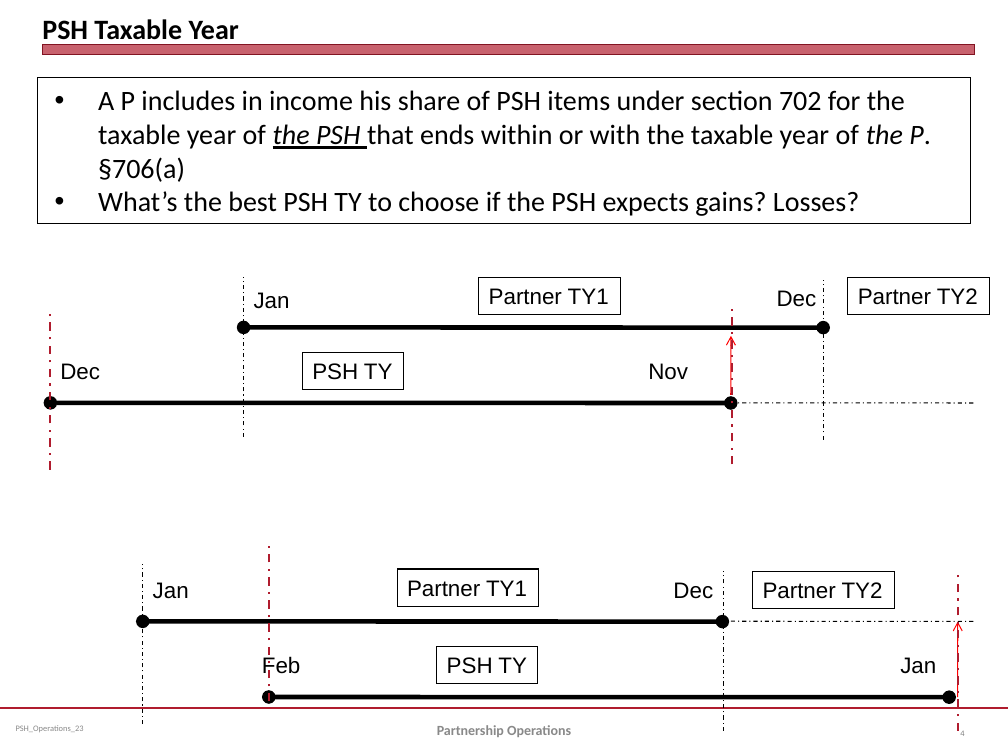
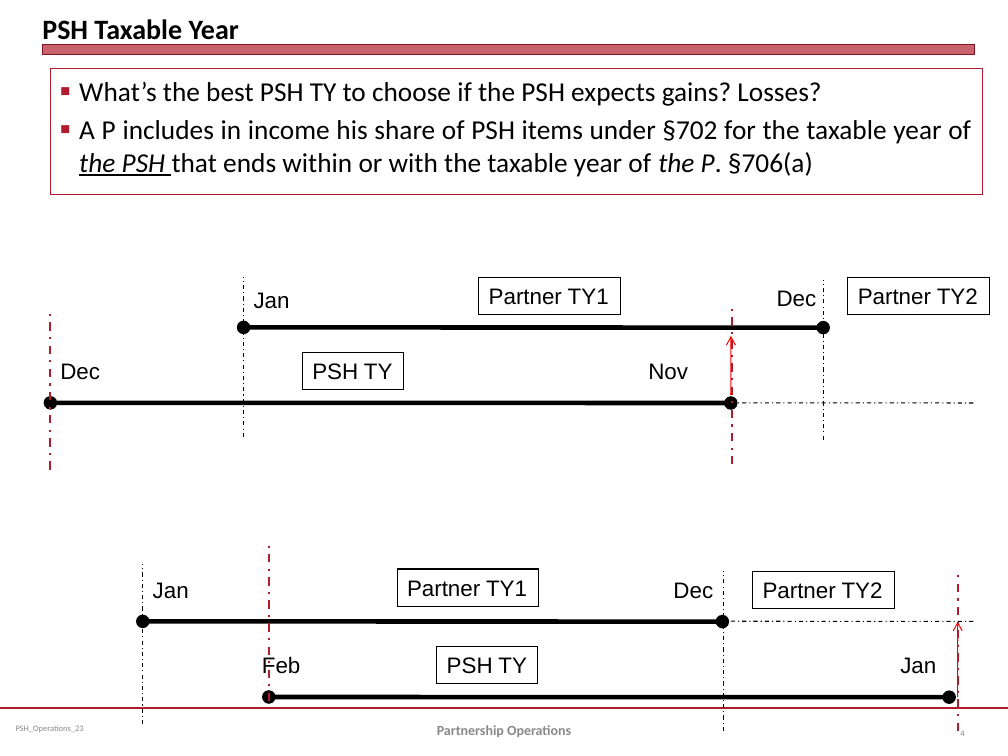
Before and after one commit to jmc877/Partnership-Tax, a slide deck: slide 4 of slides/PSH_Operations_23.pptx. Drawn at 1008x756 pixels with LibreOffice and Linux fonts; fonts in the diff are those of the drawing. Boxes give left, top, right and bottom in pixels: in the first picture for what was removed or moved away, otherwise in the second. Text is boxed around its words. In the diff, an @@ line names an element or a change of style, - is before the commit and + after.

```diff
--- a/slides/PSH_Operations_23.pptx
+++ b/slides/PSH_Operations_23.pptx
@@ text "What’s the best PSH TY ...": place and size @@
-text "What’s the best PSH TY ..." at <box>38,78,971,224</box>
+text "What’s the best PSH TY ..." at <box>50,69,983,195</box>
@@ text "What’s the best PSH TY ..." at <box>50,69,983,195</box>: rectangle to text; fill none to #FFFFFF; outline #000000 0.75 pt to #B01C2E 0.75 pt @@
@@ text at <box>79,82,821,106</box>: size 20 to 19.5 pt in "What’s the best PSH TY to choose ..."; alignment left to justified; bullet • to ■; list level 2 to 1 in "What’s the best PSH TY ..." @@
@@ text at <box>98,90,931,182</box>: paragraph removed @@
-  • A P includes in income his share of PSH items under section 702 for the taxable year of the PSH that ends within or with the taxable year of the P. §706(a)
@@ text at <box>79,120,971,177</box>: paragraph added @@
+■ A P includes in income his share of PSH items under §702 for the taxable year of the PSH that ends within or with the taxable year of the P. §706(a)
```
Also in this commit, not shown: 4 other slides changed, 4 other files.
